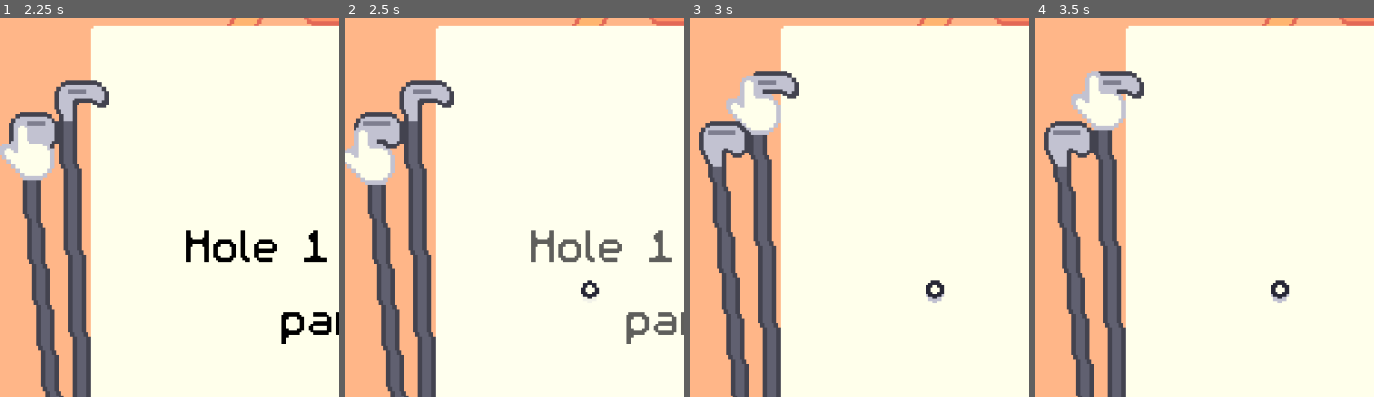
Above: before the commit, frames 1-4 (left to right).
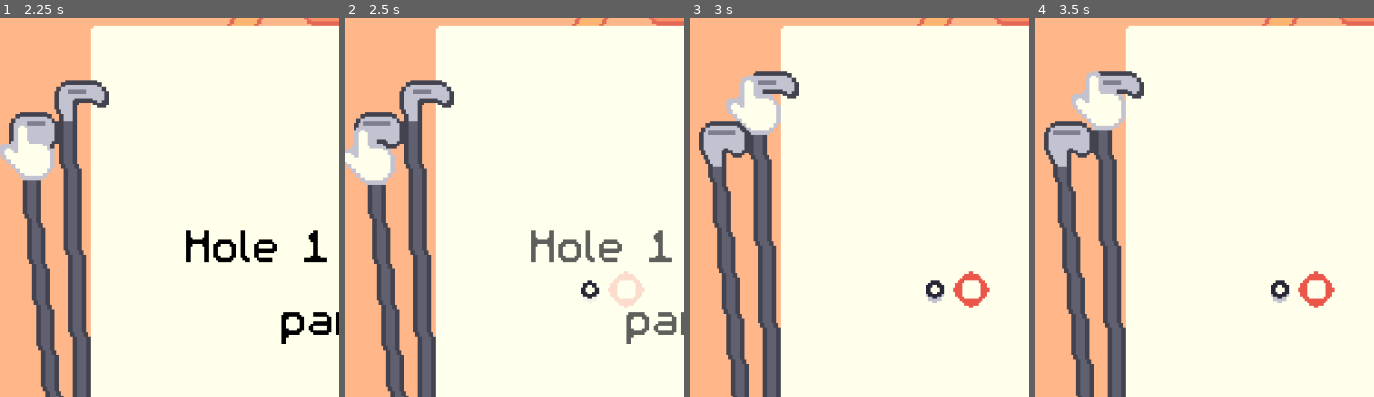
Above: after the commit, the same moments.

Repository: Pojemnik/golfech
Game: Godot game, scene res://scenes/main.tscn
The game is run twice, just before and just after one commit, with the same random seed, the same clock (stepped at 60 frames per second) and the same inputs.
Inputs (mouse positions are % of the whole screen's width and height, from its top left):
- Up to frame 1 (2.25 s): click (7, 54) at 0.5 s; click (12, 47) at 1.25 s; click (7, 54) at 2 s
- Up to frame 2 (2.5 s): no input
- Up to frame 3 (3 s): click (12, 47) at 2.75 s
- Up to frame 4 (3.5 s): no input
The pictures show only the part of the screen within x 0-50%, y 15-65%; the shares and areas given below are measured in that part.

Frame 1 is identical in both runs. In frame 2, 0.4% of the frame differs, in the area x 77-89%, y 66-77%; in frame 3, 0.5%; in frame 4, 0.5%.

Commit message:
ball init fix

Diff:
--- a/scenes/ball.tscn
+++ b/scenes/ball.tscn
@@ -35,6 +35,7 @@
 shape = SubResource("CircleShape2D_f24su")
 
 [node name="Line2D" type="Line2D" parent="."]
+points = PackedVector2Array(9, 1)
 width = 4.0
 width_curve = SubResource("Curve_jj7gd")
 default_color = Color(0.92156863, 0.3372549, 0.29411766, 1)
